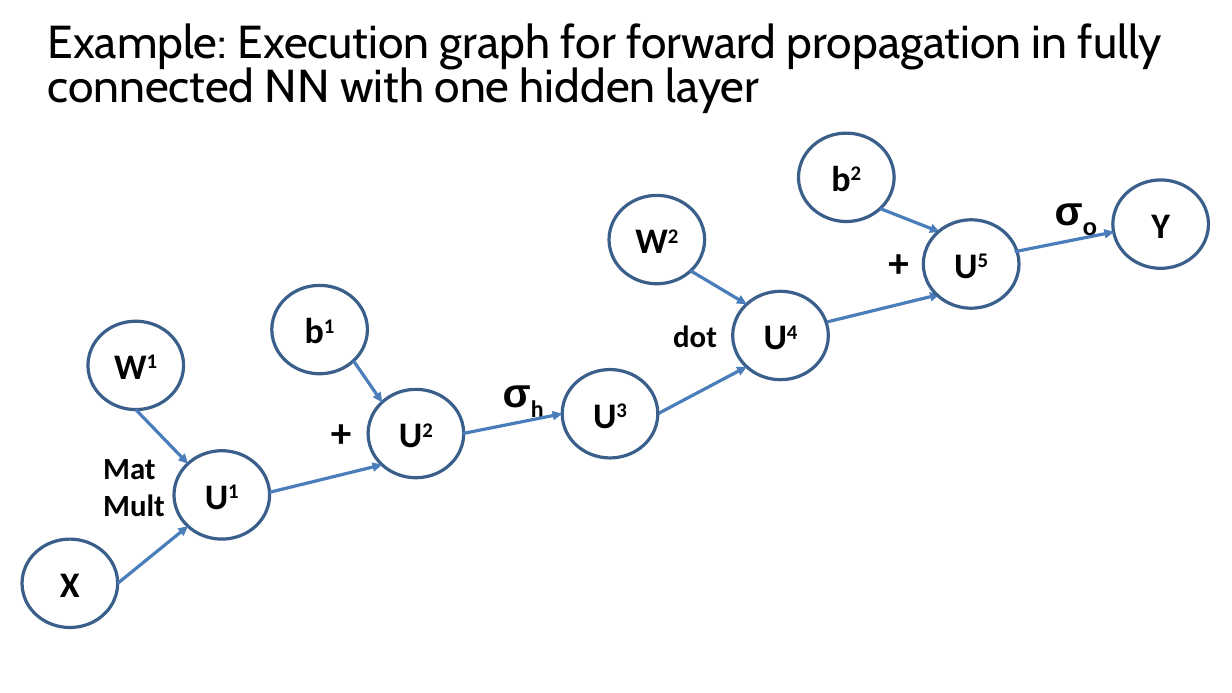
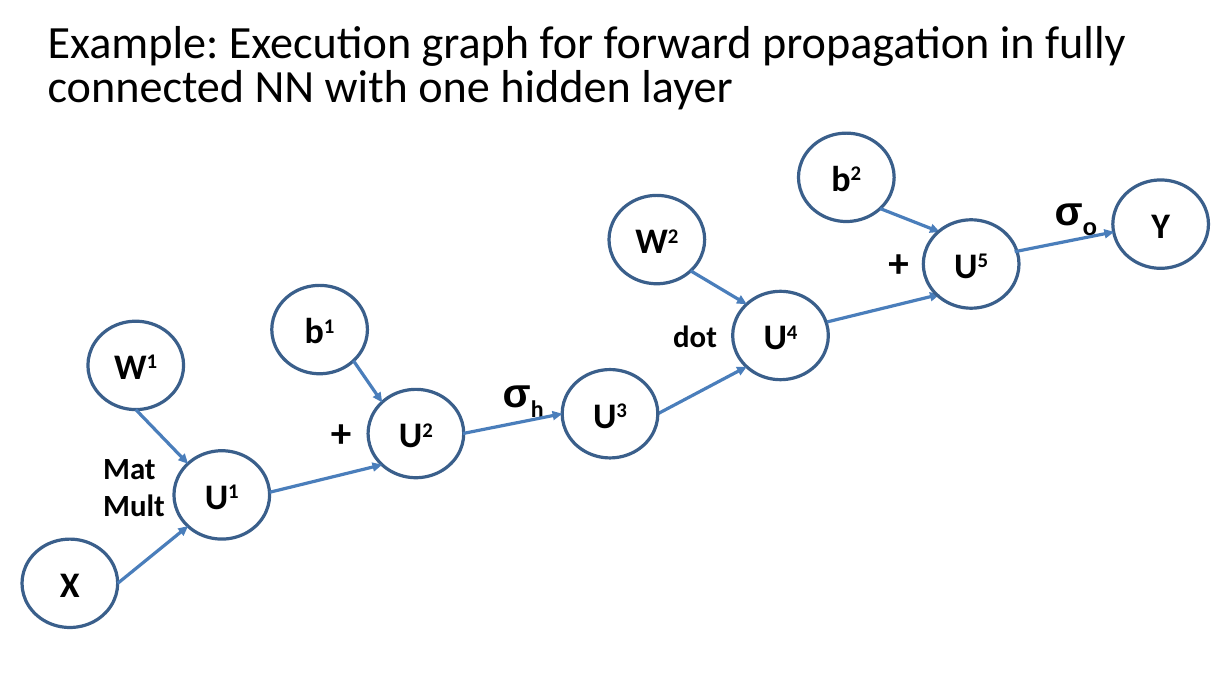
Before and after one commit to StephenElston/CSCI-E25, a slide deck: slide 52 of Slides/5_BuildingBlocksOfDeepLearning.pptx (slide 50 before the commit). Drawn at 1232x693 pixels with LibreOffice and Linux fonts; fonts in the diff are those of the drawing. Boxes give left, top, right and bottom in pixels: in the first picture for what was removed or moved away, otherwise in the second. Text is boxed around its words. In the diff, an @@ line names an element or a change of style, - is before the commit and + after.

```diff
--- a/Slides/5_BuildingBlocksOfDeepLearning.pptx
+++ b/Slides/5_BuildingBlocksOfDeepLearning.pptx
@@ title "Example: Execution graph for forward ..." at (48, 26, 1125, 110): font Cabin to Calibri @@
```
Also in this commit, not shown: 2 other slides changed, 3 slides added, 1 other file.
